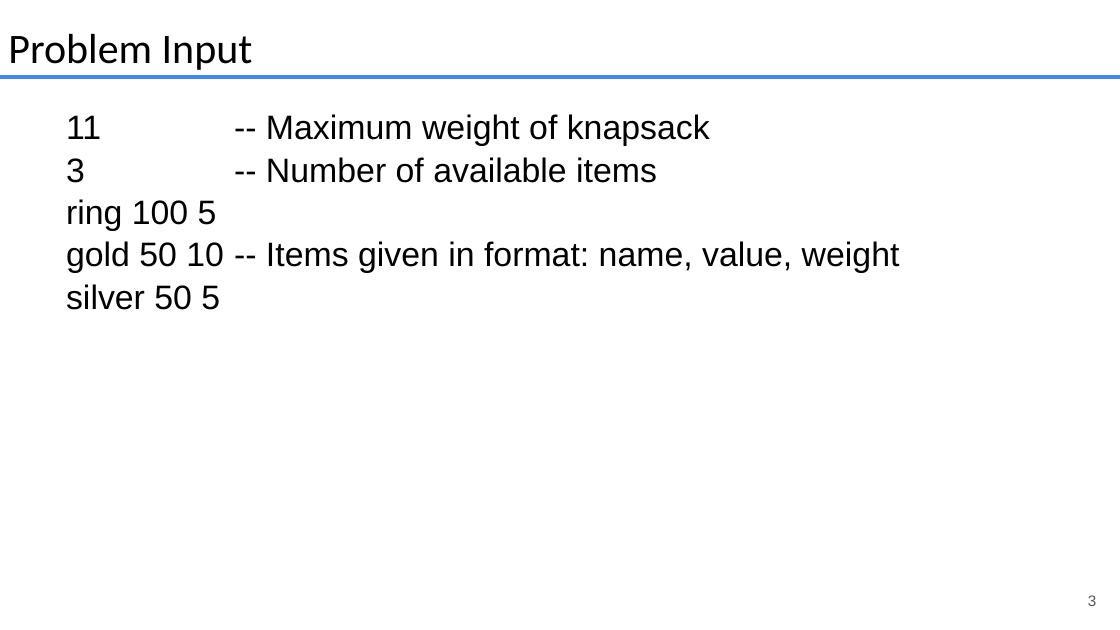
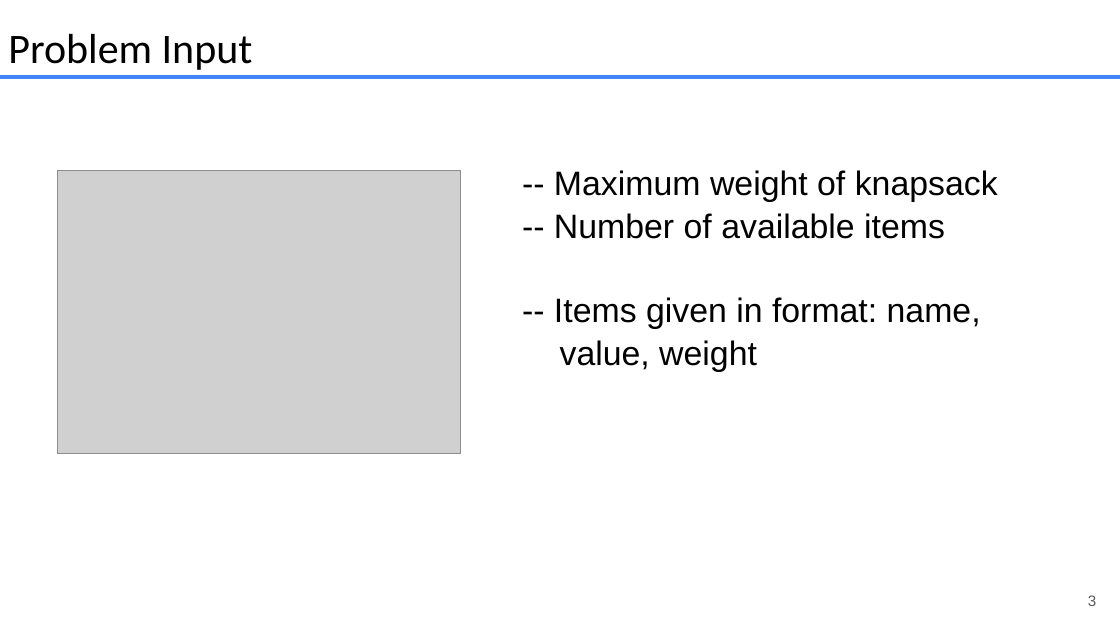
Before and after one commit to JustinMatthewNewman/cs412_FinalProject, a slide deck: slide 3 of presentations/problem_presentation.pptx. Drawn at 1120x630 pixels with LibreOffice and Linux fonts; fonts in the diff are those of the drawing; grey boxes stand for pictures. Boxes give left, top, right and bottom in pixels: in the first picture for what was removed or moved away, otherwise in the second. Text is boxed around its words. In the diff, an @@ line names an element or a change of style, - is before the commit and + after.

```diff
--- a/presentations/problem_presentation.pptx
+++ b/presentations/problem_presentation.pptx
@@ picture added at <box>58,171,460,454</box> @@
@@ text at <box>554,170,998,372</box>: text changed @@
-11 -- Maximum weight of knapsack
-3 -- Number of available items
-ring 100 5
-gold 50 10 -- Items given in format: name, value, weight
-silver 50 5
+-- Maximum weight of knapsack
+-- Number of available items
+-- Items given in format: name,
+value, weight
```
Also in this commit, not shown: 3 other slides changed, 4 slides added, 1 slide removed.
